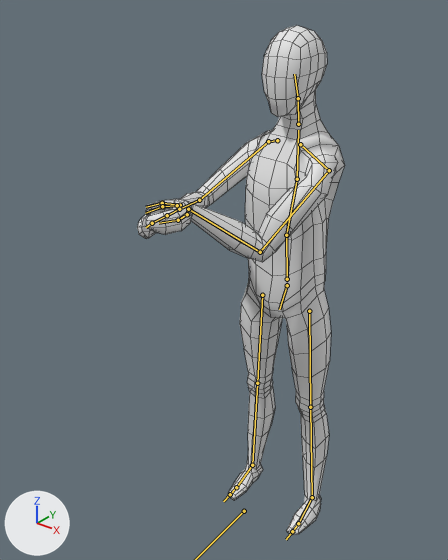
The FBX model Assets/character/character_2018.11.16.fbx: old version first, new version second.
Camera for both pictures: a 50 mm lens placed at (0.964, -1.517, 1.813), pointed at (-0.139, -0.139, 0.958). The lights are fixed; the arrows at lower left show +X, +Y and +Z. Both versions are drawn at frame 1 of the action 'PlayerCharacterRig|AttackWithSword'; the numbers are the values there. The bones that bend it are drawn over the model as lines. Mesh edges are drawn as thin lines.

The first picture shows 'PlayerCharacterMesh'.
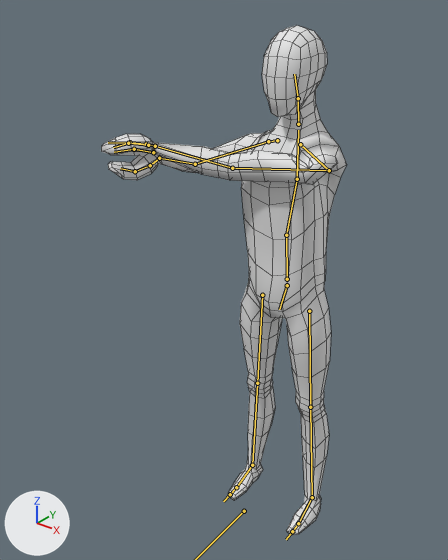
Pixel boxes (x1, y1, x2, y2) of what changed, in the pictures (448 x 560 px):
'PlayerCharacterMesh', posed (18% wider)
    before: (137, 26, 345, 535)
    after: (101, 26, 347, 535)
bone 'Oberarm.L', root to tip
    before: (329, 170) to (260, 252)
    after: (329, 170) to (232, 168)
bone 'Unterarm.L', root to tip
    before: (260, 252) to (188, 209)
    after: (232, 168) to (155, 146)
bone 'Hand.L', root to tip
    before: (188, 209) to (187, 213)
    after: (155, 146) to (147, 144)
bone 'Oberarm.R', root to tip
    before: (268, 141) to (199, 200)
    after: (268, 141) to (195, 164)
bone 'Unterarm.R', root to tip
    before: (199, 200) to (179, 209)
    after: (195, 164) to (159, 158)
bone 'Hand.R', root to tip
    before: (179, 209) to (169, 214)
    after: (159, 158) to (151, 164)

What the commit changed:
Bone 'Oberarm.L' (bone_oberarm_l) turns from (41, -25, -38) to (60, 13, -75) degrees about its own x, y and z.
Bone 'Unterarm.L' (bone_unterarm_l) turns from (61, 14, -23) to (1, 0, 0) degrees about its own x, y and z.
Bone 'Hand.L' (bone_hand_l) turns from (23, 51, 77) to (91, 27, 121) degrees about its own x, y and z.
Bone 'Oberarm.R' (bone_oberarm_r) turns from (60, -18, -7) to (33, 19, -30) degrees about its own x, y and z.
Bone 'Unterarm.R' (bone_unterarm_r) turns from (44, -7, 18) to (72, -19, 25) degrees about its own x, y and z.
Bone 'Hand.R' (bone_hand_r) turns from (-46, 8, -34) to (-99, 21, -75) degrees about its own x, y and z.
